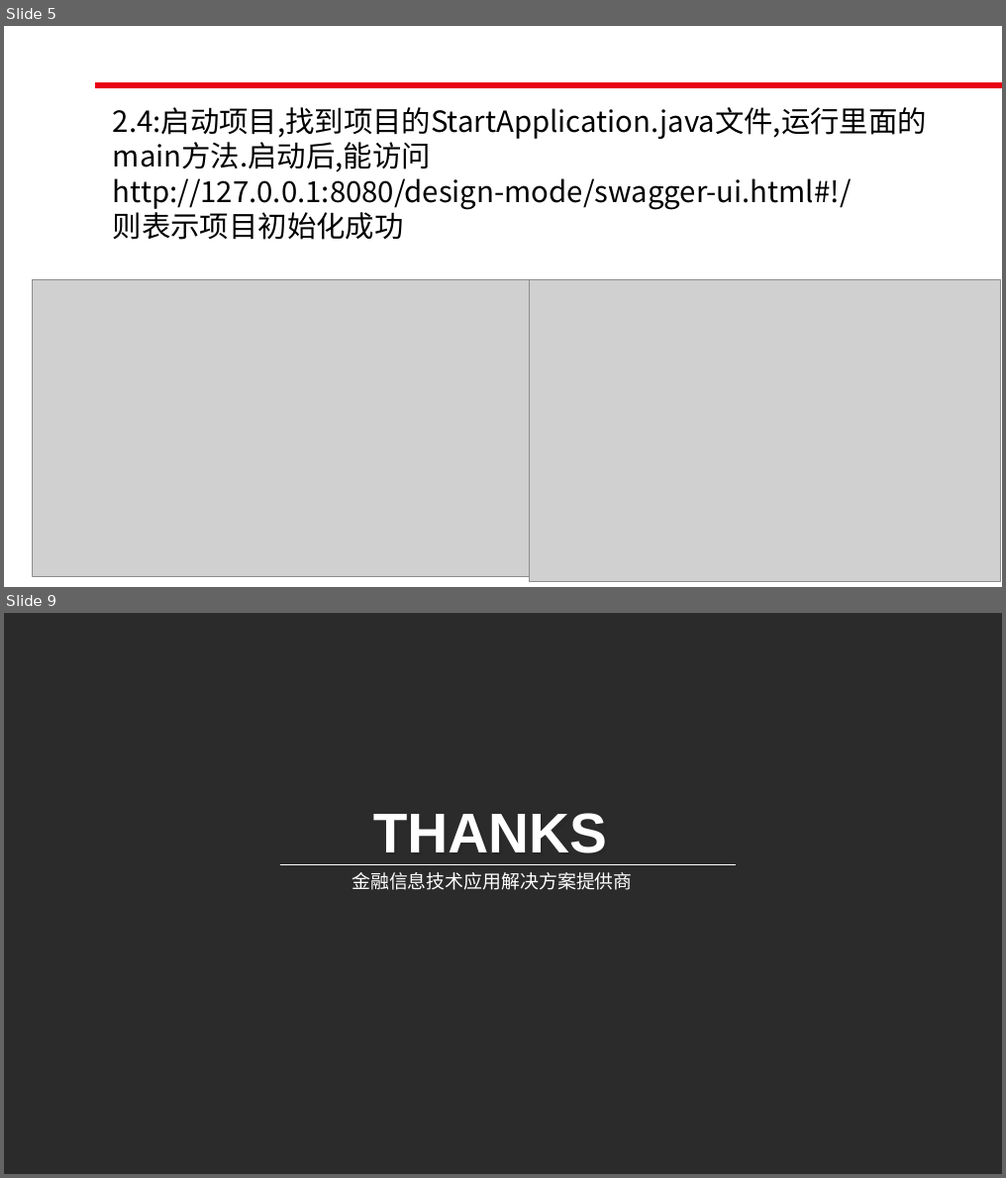
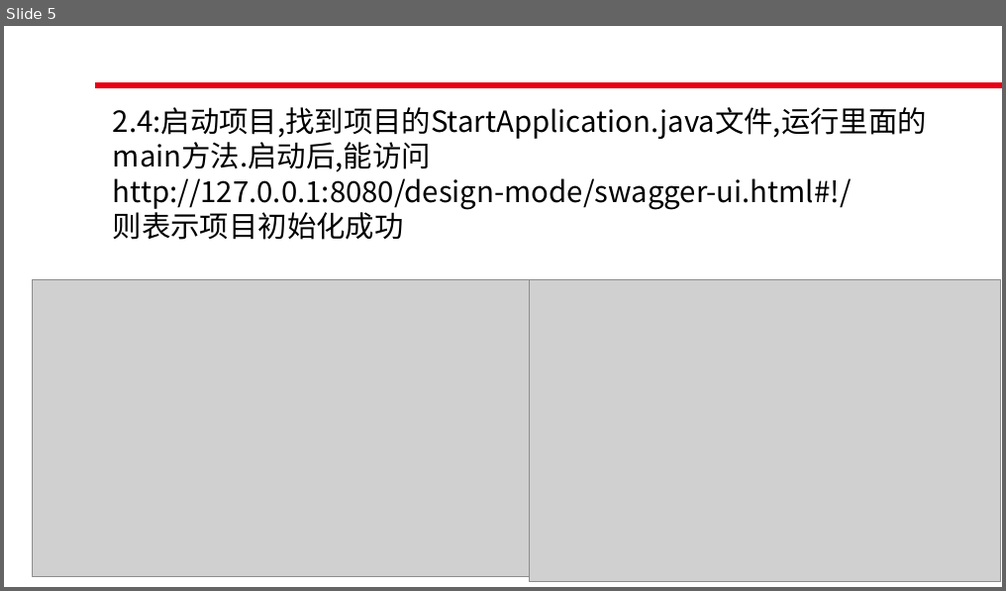
Before and after one commit to roet80736/JAVADesignMode, a slide deck: JAVA设计模式初级入门.pptx. Shown one above the other, each under a label of ours: slides 5 and 9 before the commit, slide 5 after it; the slides between them are not shown. The pictures are 1006x1178 and 1006x591 pixels, drawn with LibreOffice and Linux fonts; fonts in the diff are those of the drawing; grey boxes stand for pictures; background and template pictures are left out; a plain dark background stands for a picture behind light text. Boxes give left, top, right and bottom in pixels: in the first picture for what was removed or moved away, otherwise in the second. Text is boxed around its words. In the diff, an @@ line names an element or a change of style, - is before the commit and + after.

```diff
--- a/JAVA设计模式初级入门.pptx
+++ b/JAVA设计模式初级入门.pptx
@@ slide 9 removed at (4,613,1002,1174), background picture (left out) @@
@@ text removed at (373,813,607,854) @@
-THANKS
@@ line removed from (279, 864) to (736, 864) @@
@@ text removed at (351,872,632,890) @@
-金融信息技术应用解决方案提供商
```
Also in this commit, not shown: 10 slides added, 6 other slides removed, 10 other files.
